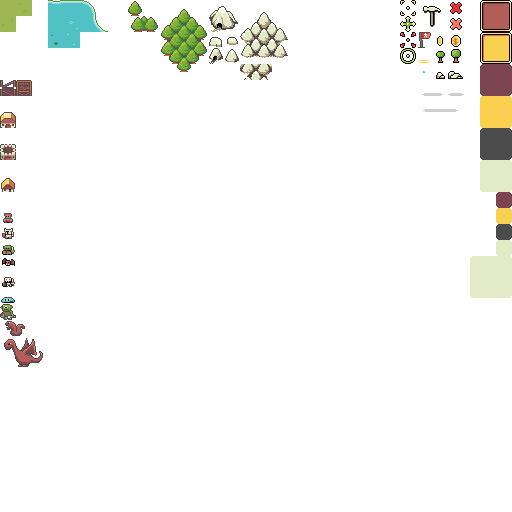
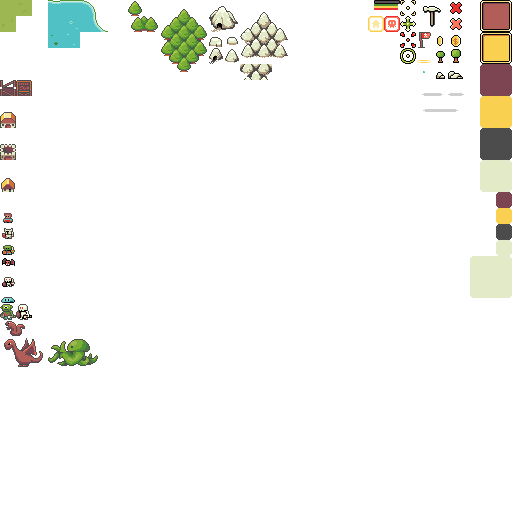
Revision of a layered 512×512 image; what changed, layer by layer:
painted on "units" (1st of 3, in "tiles") over (16, 304, 98, 366)
added layer "Tiled Entities" in group "UI" over (368, 16, 400, 32)
added layer "healthbars" in group "UI" over (374, 0, 400, 32)
